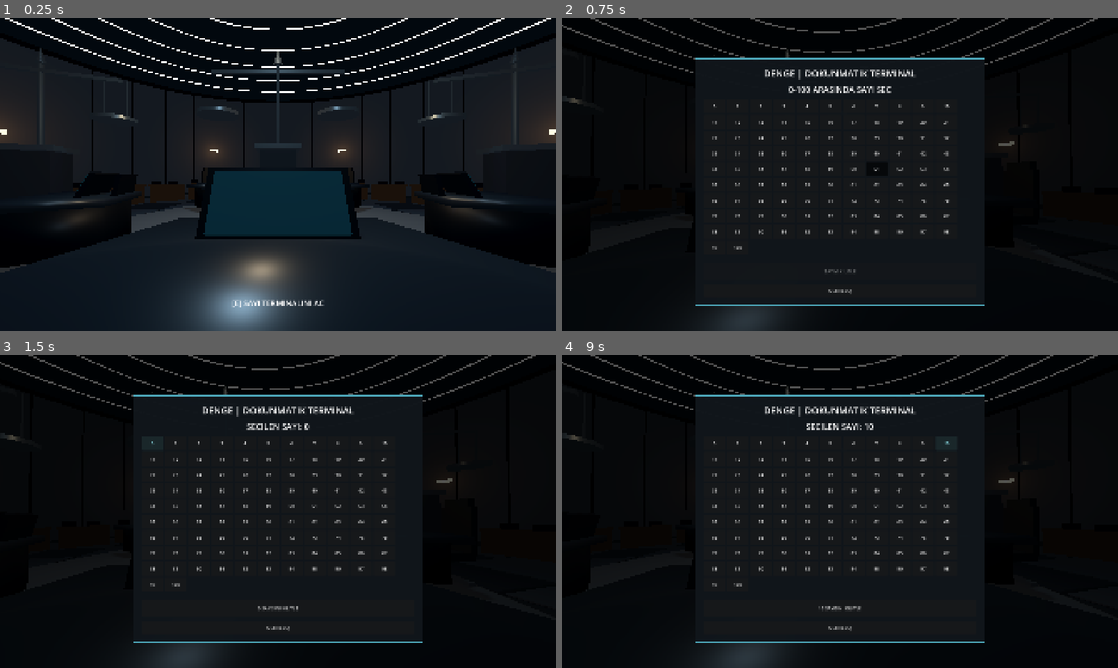
Above: before the commit, frames 1-4 (two rows, left to right).
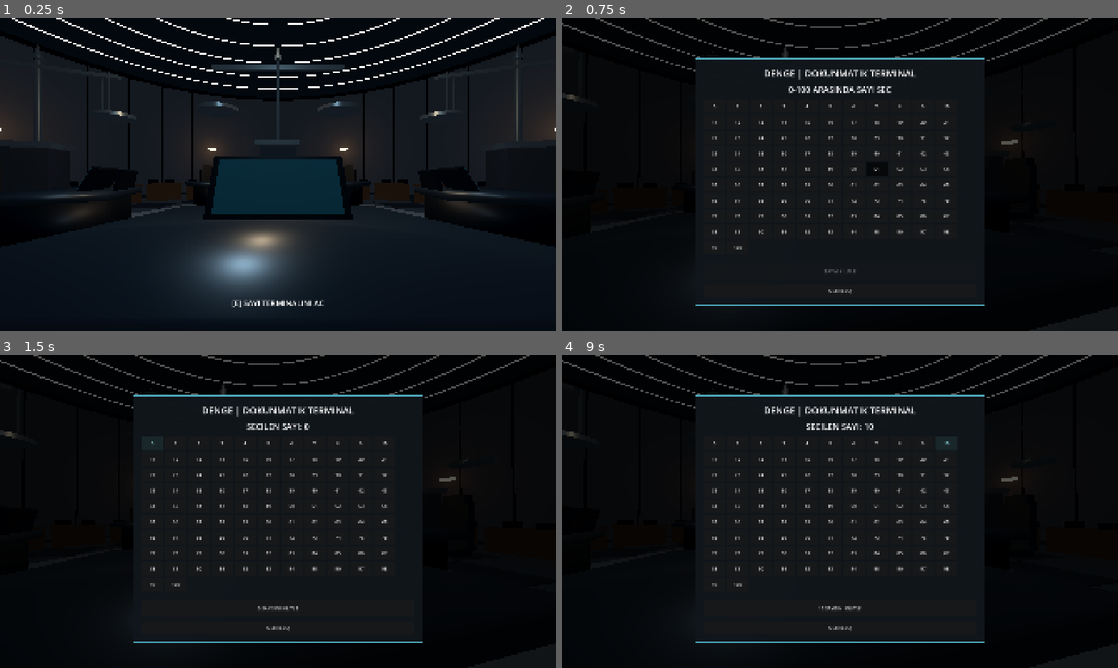
Above: after the commit, the same moments.

Repository: SerkanAydin06/DENGE
Game: Godot game, scene res://scenes/game_room.tscn
Same seed, same stepped clock (60 frames per second), same inputs: the game is played once before the commit and once after it.
Inputs (mouse positions are in pixels of both pictures, inside the frame that each line leads up to):
- Up to frame 1 (0.25 s): no input
- Up to frame 2 (0.75 s): tap Enter at 0.5 s; move the mouse to (867, 174) at 0.52 s; tap E at 0.6 s; click (867, 174) at 0.67 s
- Up to frame 3 (1.5 s): click "0" at 1.25 s
- Up to frame 4 (9 s): click "1" at 2 s; click "2" at 2.75 s; click "3" at 3.5 s; click "4" at 4.25 s; click "5" at 5 s; click "6" at 5.75 s; click "7" at 6.5 s; click "8" at 7.25 s; click "9" at 8 s; click "10" at 8.75 s

The runs differ from the first frame. In frame 1, 18% of the frame differs, in the area x 0-100%, y 0-100%; in frame 2, 2.6%; in frame 3, 2.6%; in frame 4, 2.6%.

Commit message:
Fix oversized touchscreens and seated POV framing

Diff:
--- a/scenes/game_room.tscn
+++ b/scenes/game_room.tscn
@@ -101,9 +101,9 @@
 omni_range = 9.0
 
 [node name="PlayerCamera" type="Camera3D" parent="."]
-position = Vector3(0, 1.83, 4.25)
+position = Vector3(0, 1.75, 4.40)
 current = true
-fov = 77.0
+fov = 75.0
 
 [node name="NumberTerminalUI" parent="." instance=ExtResource("7_ui")]
 
